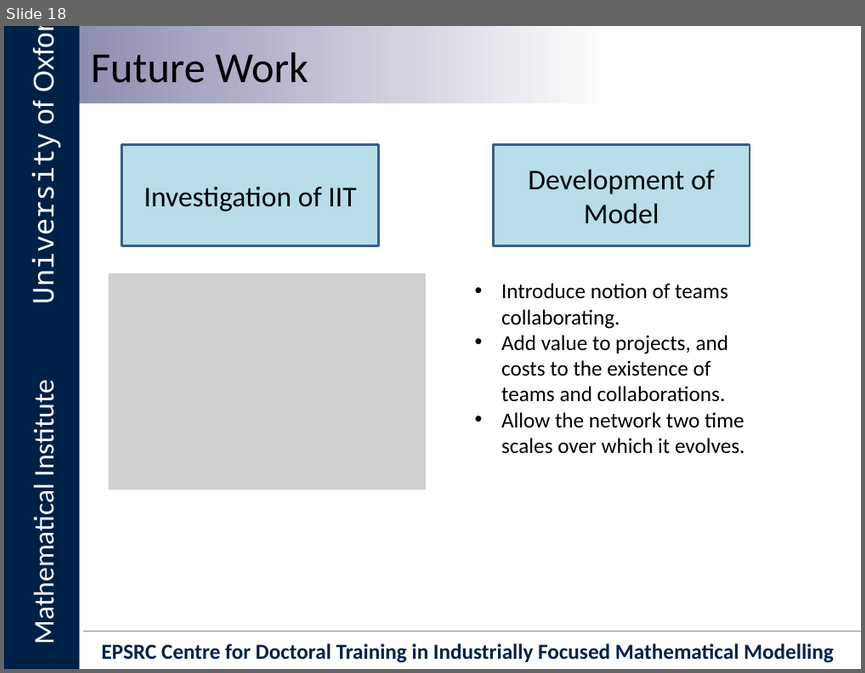
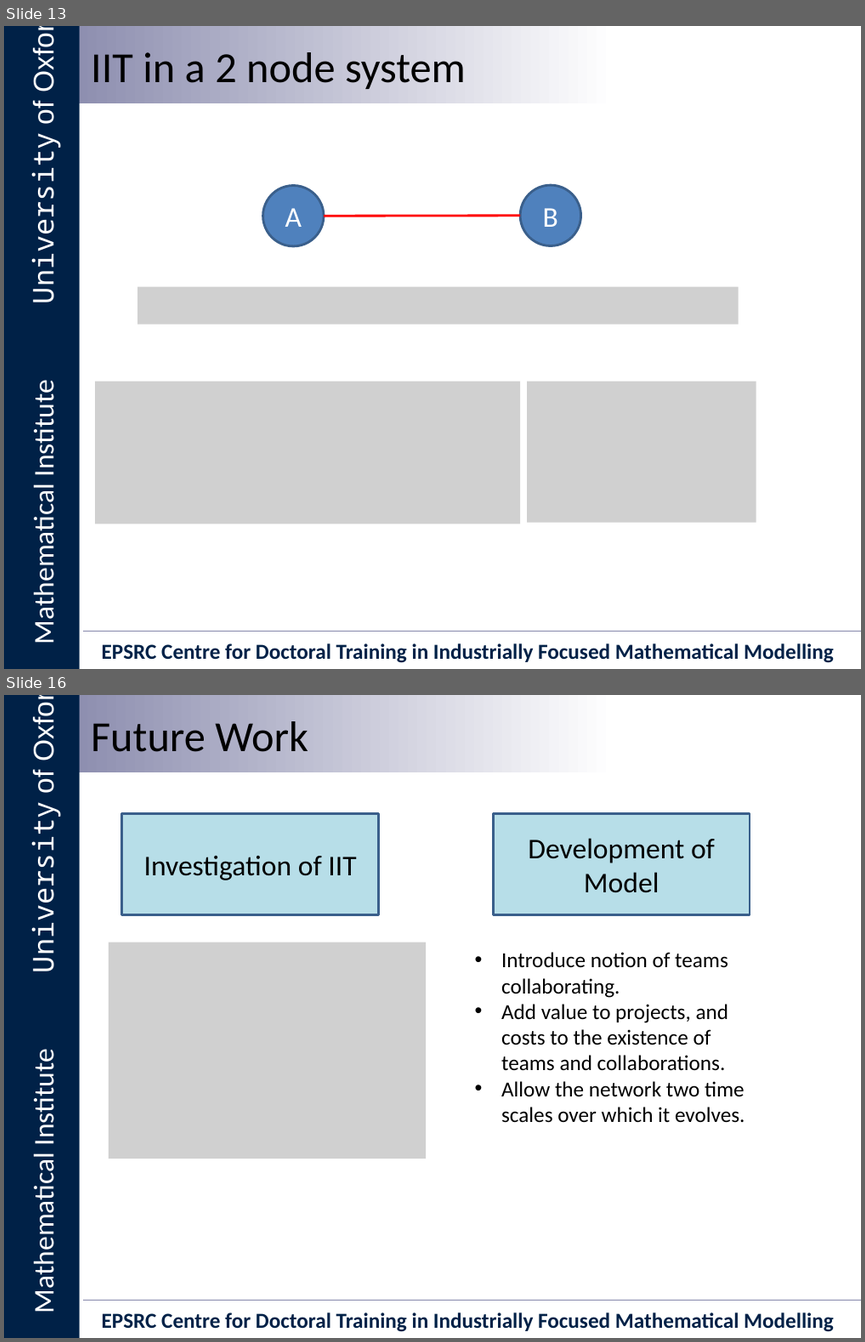
Before and after one commit to Ectheleon/IIT-Mini-Project, a slide deck: Writeup/Presentation/Integrated Information Theory for Organisational Consciousness.pptx. Shown one above the other, each under a label of ours: slide 18 before the commit, slides 13 and 16 after it; the slides between them are not shown. The pictures are 865x673 and 865x1342 pixels, drawn with LibreOffice and Linux fonts; fonts in the diff are those of the drawing; grey boxes stand for pictures; background and template pictures are left out. Boxes give left, top, right and bottom in pixels: in the first picture for what was removed or moved away, otherwise in the second. Text is boxed around its words. In the diff, an @@ line names an element or a change of style, - is before the commit and + after.

Commit message:
Removed some slides, added description of 2 node system.

```diff
--- a/Writeup/Presentation/Integrated Information Theory for Organisational Consciousness.pptx
+++ b/Writeup/Presentation/Integrated Information Theory for Organisational Consciousness.pptx
@@ slide 13 added at (x1=4, y1=26, x2=861, y2=669), background #FFFFFF; not listed: 6 template elements that a slide beside it also shows @@
@@ text added at (x1=91, y1=52, x2=466, y2=89), 36 pt, text #000000 @@
+IIT in a 2 node system
@@ ellipse added at (x1=262, y1=185, x2=324, y2=246), fill #4F81BD, outline #3A5F8C 2 pt, 24 pt, text #FFFFFF @@
+A
@@ ellipse added at (x1=520, y1=185, x2=580, y2=246), fill #4F81BD, outline #3A5F8C 2 pt, 24 pt, text #FFFFFF @@
+B
@@ line added from (520, 216) to (324, 216), #FF0000 2 pt @@
@@ picture added at (x1=137, y1=286, x2=738, y2=324) @@
@@ picture added at (x1=95, y1=380, x2=520, y2=523) @@
@@ picture added at (x1=527, y1=380, x2=756, y2=522) @@
@@ what was slide 18 is now slide 16 @@
```
Also in this commit, not shown: 2 other slides added, 2 slides removed.
